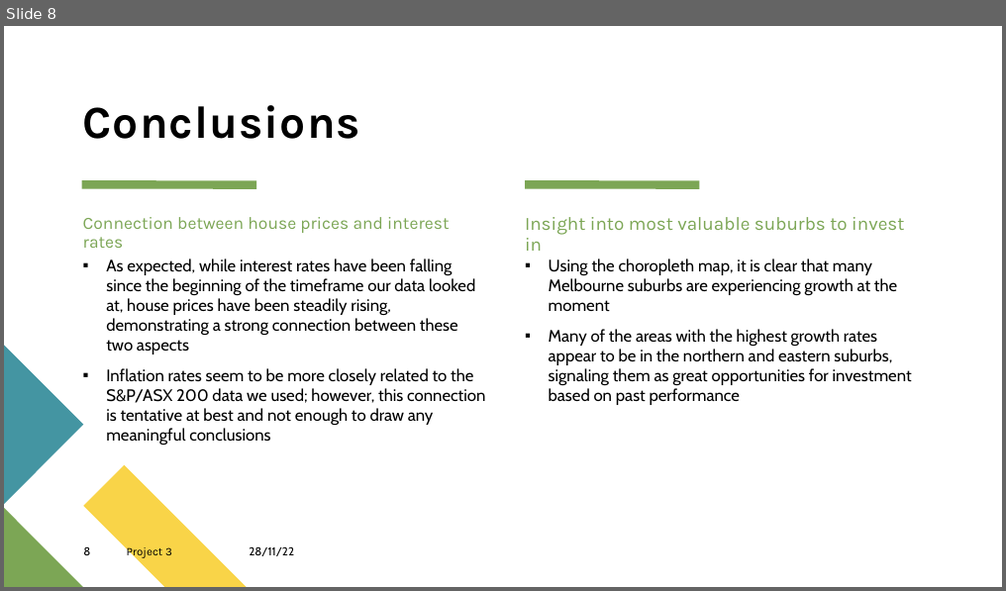
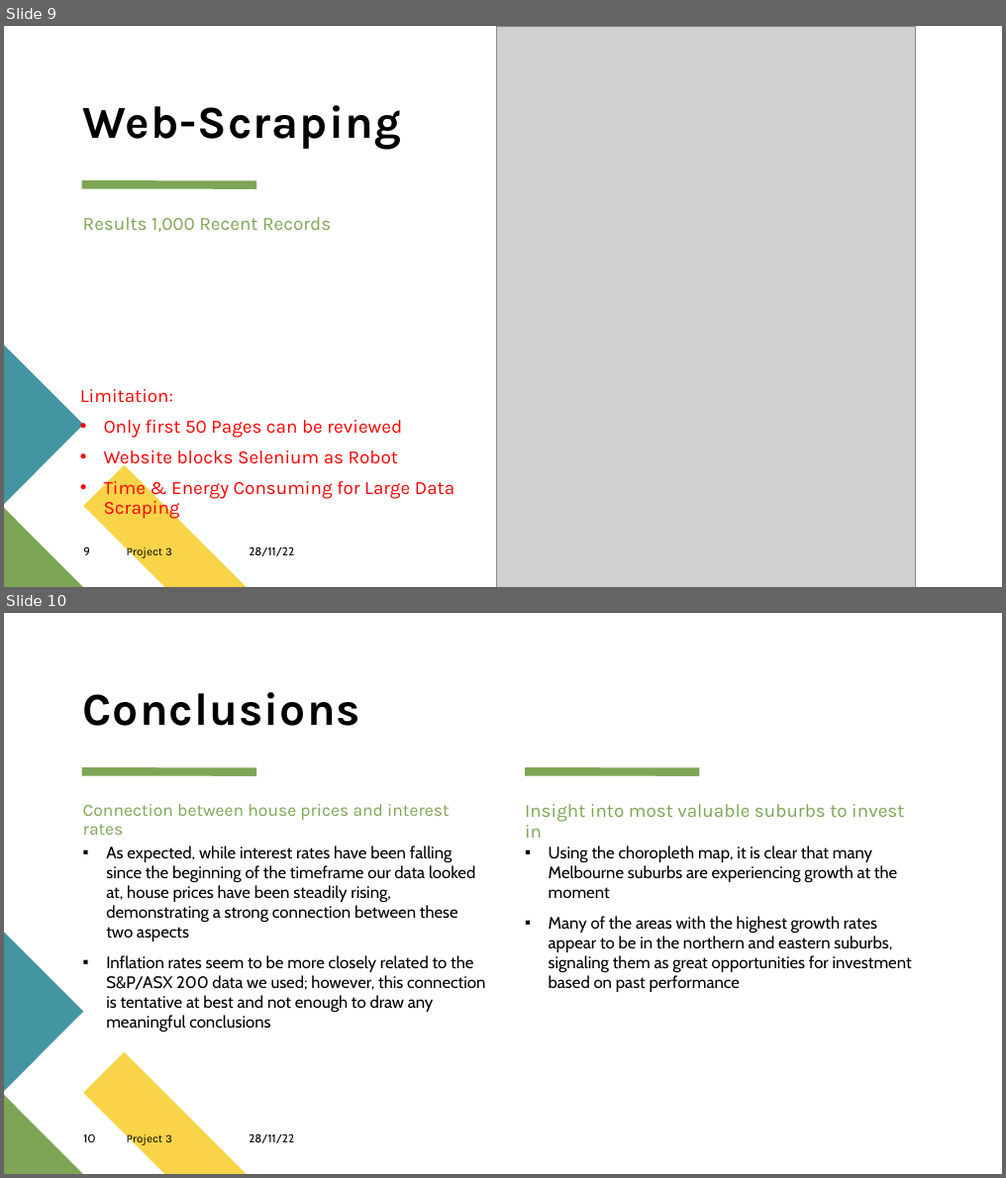
Before and after one commit to panlovelyda/Project-3-Group-8, a slide deck: Victoria Housing Median Price Change from 2011-2021.pptx. Shown one above the other, each under a label of ours: slide 8 before the commit, slides 9 and 10 after it. The pictures are 1006x591 and 1006x1178 pixels, drawn with LibreOffice and Linux fonts; fonts in the diff are those of the drawing; grey boxes stand for pictures. Boxes give left, top, right and bottom in pixels: in the first picture for what was removed or moved away, otherwise in the second. Text is boxed around its words. In the diff, an @@ line names an element or a change of style, - is before the commit and + after.

```diff
--- a/Victoria Housing Median Price Change from 2011-2021.pptx
+++ b/Victoria Housing Median Price Change from 2011-2021.pptx
@@ slide 9 added at box(4, 26, 1002, 587), background #FFFFFF; not listed: 4 template elements that a slide beside it also shows @@
@@ picture added at box(497, 26, 915, 587) @@
@@ title added at box(83, 105, 401, 149), 44 pt, text #000000, bold @@
+Web-Scraping
@@ text added at box(83, 217, 331, 232), 18 pt, text #7CA655 @@
+Results 1,000 Recent Records
@@ text added at box(80, 389, 454, 520), 18 pt, text #FF0000 @@
+Limitation:
+• Only first 50 Pages can be reviewed
+• Website blocks Selenium as Robot
+• Time & Energy Consuming for Large Data Scraping
@@ page number added at box(83, 547, 90, 556), 11 pt, text #000000 @@
+9
@@ text added at box(127, 548, 172, 559), 11 pt, text #000000 @@
+Project 3
@@ text added at box(249, 547, 294, 557), 11 pt, text #000000 @@
+28/11/22
@@ what was slide 8 is now slide 10 @@
@@ page number at box(83, 1134, 95, 1143): text changed @@
-8
+10
```
Also in this commit, not shown: 2 slides changed, 1 other slide added, 1 other file.
